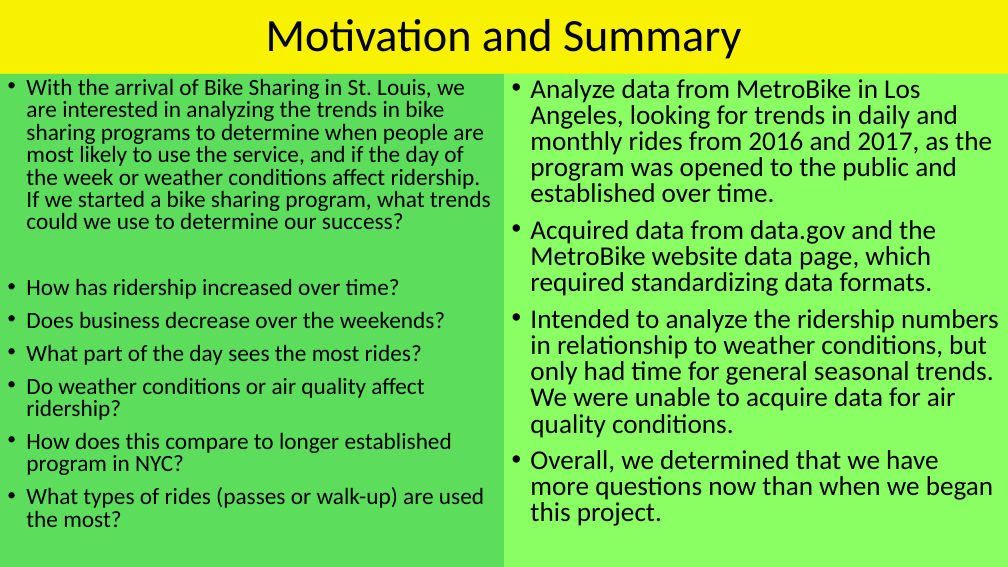
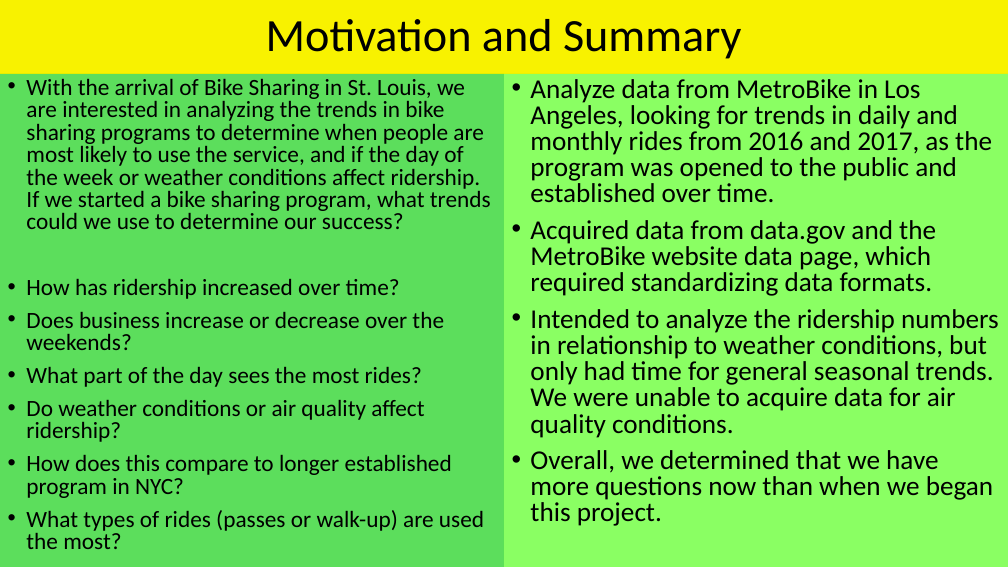
Before and after one commit to sqweets/Project1-LA-Bike_Share, a slide deck: slide 3 of If We Ran a Bike Sharing Company.pptx (slide 2 before the commit). Drawn at 1008x567 pixels with LibreOffice and Linux fonts; fonts in the diff are those of the drawing. Boxes give left, top, right and bottom in pixels: in the first picture for what was removed or moved away, otherwise in the second. Text is boxed around its words. In the diff, an @@ line names an element or a change of style, - is before the commit and + after.

```diff
--- a/If We Ran a Bike Sharing Company.pptx
+++ b/If We Ran a Bike Sharing Company.pptx
@@ text at box(26, 311, 444, 350): text changed @@
-• Does business decrease over the weekends?
+• Does business increase or decrease over the weekends?
```
Also in this commit, not shown: 2 other slides changed, 1 slide added.
